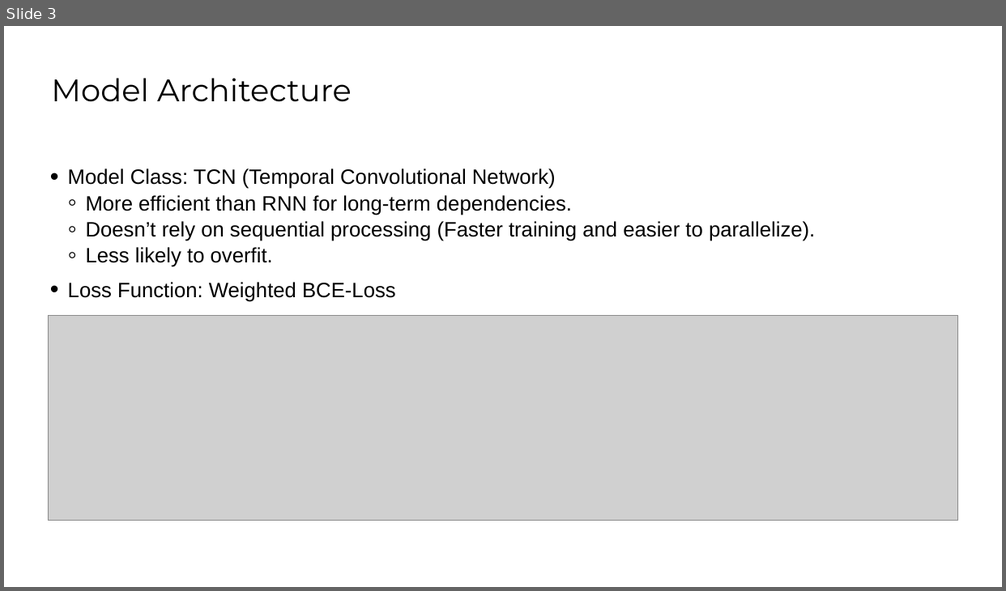
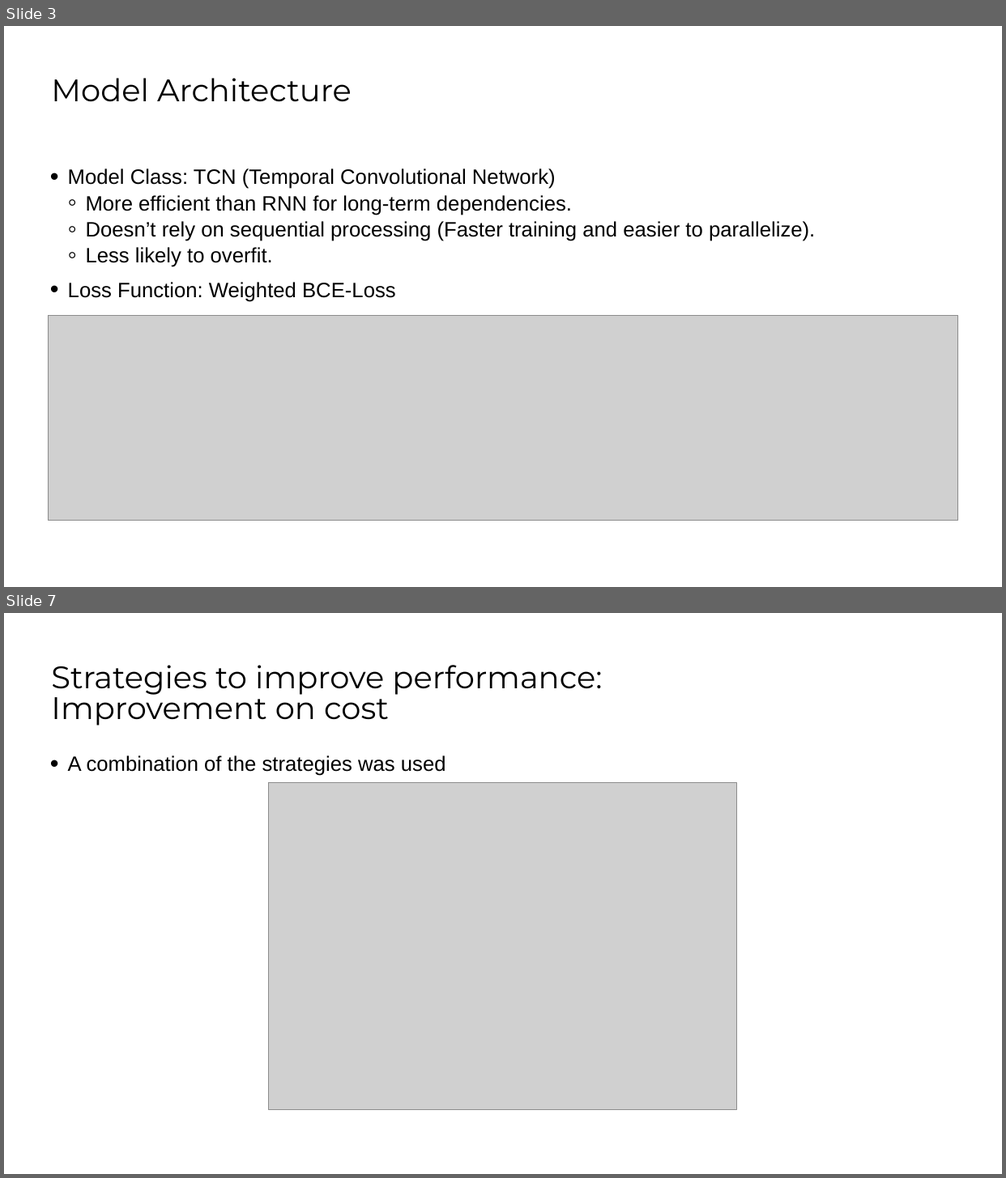
Before and after one commit to TJonasT/Project-MLCP-JKU-2025S, a slide deck: 4_challenge/MLPC2025_team-observe_task-04-classification_presentation.pptx. Shown one above the other, each under a label of ours: slide 3 before the commit, slides 3 and 7 after it; the slides between them are not shown. The pictures are 1006x591 and 1006x1178 pixels, drawn with LibreOffice and Linux fonts; fonts in the diff are those of the drawing; grey boxes stand for pictures; background and template pictures are left out. Boxes give left, top, right and bottom in pixels: in the first picture for what was removed or moved away, otherwise in the second. Text is boxed around its words. In the diff, an @@ line names an element or a change of style, - is before the commit and + after.

```diff
--- a/4_challenge/MLPC2025_team-observe_task-04-classification_presentation.pptx
+++ b/4_challenge/MLPC2025_team-observe_task-04-classification_presentation.pptx
@@ slide 7 added at bbox=[4, 613, 1002, 1174], background #FFFFFF @@
@@ title added at bbox=[51, 665, 602, 726], 30 pt, text #000000 @@
+Strategies to improve performance:
+Improvement on cost
@@ text added at bbox=[68, 756, 446, 776], 20 pt, text #000000 @@
+• A combination of the strategies was used
@@ picture added at bbox=[269, 783, 738, 1110] @@
```
Also in this commit, not shown: 3 other slides added, 1 slide removed.
